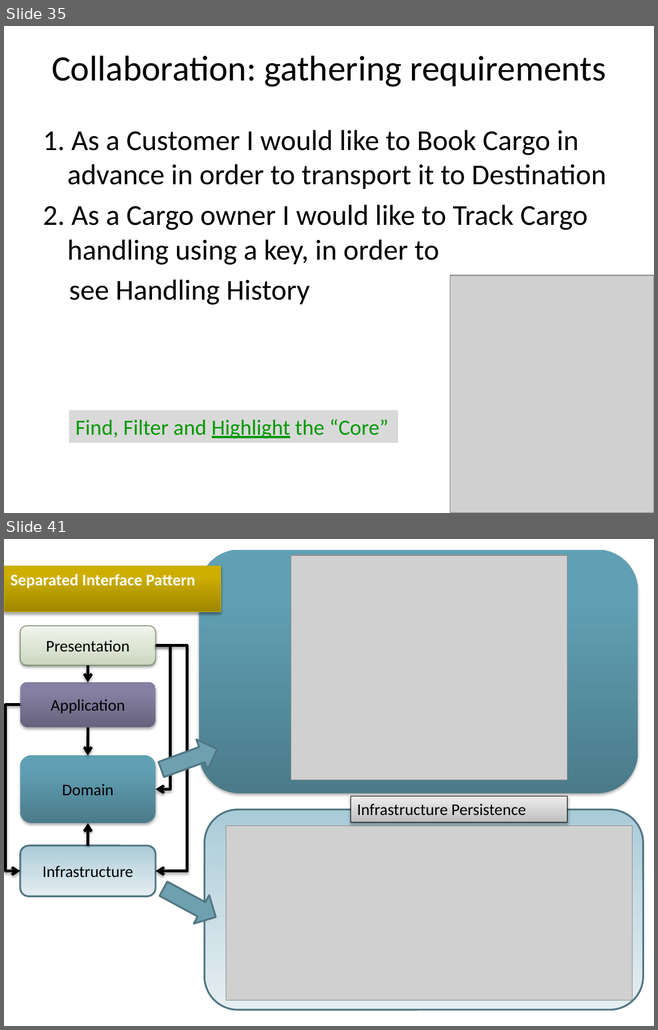
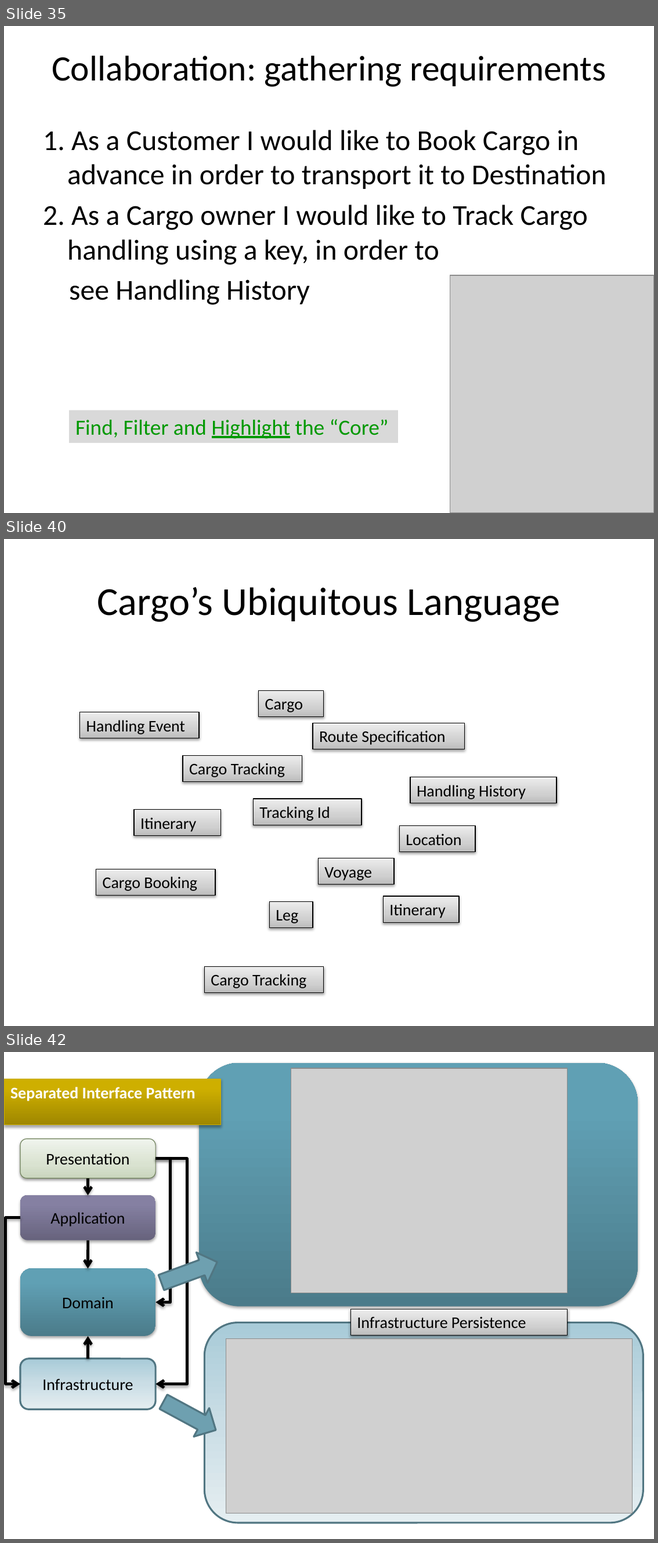
Before and after one commit to arturtv/dddpresentation, a slide deck: Domain-DrivenDesign.A.Trosin.pptx. Shown one above the other, each under a label of ours: slides 35 and 41 before the commit, slides 35, 40 and 42 after it; the slides between them are not shown. The pictures are 658x1030 and 658x1543 pixels, drawn with LibreOffice and Linux fonts; fonts in the diff are those of the drawing; grey boxes stand for pictures. Boxes give left, top, right and bottom in pixels: in the first picture for what was removed or moved away, otherwise in the second. Text is boxed around its words. In the diff, an @@ line names an element or a change of style, - is before the commit and + after.

```diff
--- a/Domain-DrivenDesign.A.Trosin.pptx
+++ b/Domain-DrivenDesign.A.Trosin.pptx
@@ slide 40 added at (4,539,654,1026), background #FFFFFF @@
@@ title added at (97,587,560,622), 44 pt, text #000000 @@
+Cargo’s Ubiquitous Language
@@ rectangle added at (259,690,324,716), fill gradient #BDBDBD to #D1D1D1 to #EEEEEE, outline #000000 0.75 pt, 18 pt, text #000000 @@
+Cargo
@@ rectangle added at (80,712,199,739), fill gradient #BDBDBD to #D1D1D1 to #EEEEEE, outline #000000 0.75 pt, 18 pt, text #000000 @@
+Handling Event
@@ rectangle added at (313,723,464,749), fill gradient #BDBDBD to #D1D1D1 to #EEEEEE, outline #000000 0.75 pt, 18 pt, text #000000 @@
+Route Specification
@@ rectangle added at (183,755,302,781), fill gradient #BDBDBD to #D1D1D1 to #EEEEEE, outline #000000 0.75 pt, 18 pt, text #000000 @@
+Cargo Tracking
@@ rectangle added at (410,777,556,803), fill gradient #BDBDBD to #D1D1D1 to #EEEEEE, outline #000000 0.75 pt, 18 pt, text #000000 @@
+Handling History
@@ rectangle added at (253,799,361,825), fill gradient #BDBDBD to #D1D1D1 to #EEEEEE, outline #000000 0.75 pt, 18 pt, text #000000 @@
+Tracking Id
@@ rectangle added at (134,810,220,836), fill gradient #BDBDBD to #D1D1D1 to #EEEEEE, outline #000000 0.75 pt, 18 pt, text #000000 @@
+Itinerary
@@ rectangle added at (399,826,475,852), fill gradient #BDBDBD to #D1D1D1 to #EEEEEE, outline #000000 0.75 pt, 18 pt, text #000000 @@
+Location
@@ rectangle added at (96,869,215,895), fill gradient #BDBDBD to #D1D1D1 to #EEEEEE, outline #000000 0.75 pt, 18 pt, text #000000 @@
+Cargo Booking
@@ rectangle added at (318,859,394,885), fill gradient #BDBDBD to #D1D1D1 to #EEEEEE, outline #000000 0.75 pt, 18 pt, text #000000 @@
+Voyage
@@ rectangle added at (269,901,313,928), fill gradient #BDBDBD to #D1D1D1 to #EEEEEE, outline #000000 0.75 pt, 18 pt, text #000000 @@
+Leg
@@ rectangle added at (383,896,459,922), fill gradient #BDBDBD to #D1D1D1 to #EEEEEE, outline #000000 0.75 pt, 18 pt, text #000000 @@
+Itinerary
@@ rectangle added at (204,966,323,993), fill gradient #BDBDBD to #D1D1D1 to #EEEEEE, outline #000000 0.75 pt, 18 pt, text #000000 @@
+Cargo Tracking
@@ what was slide 41 is now slide 42 @@
```
Also in this commit, not shown: 2 slides changed, 12 other slides added, 1 slide removed.
